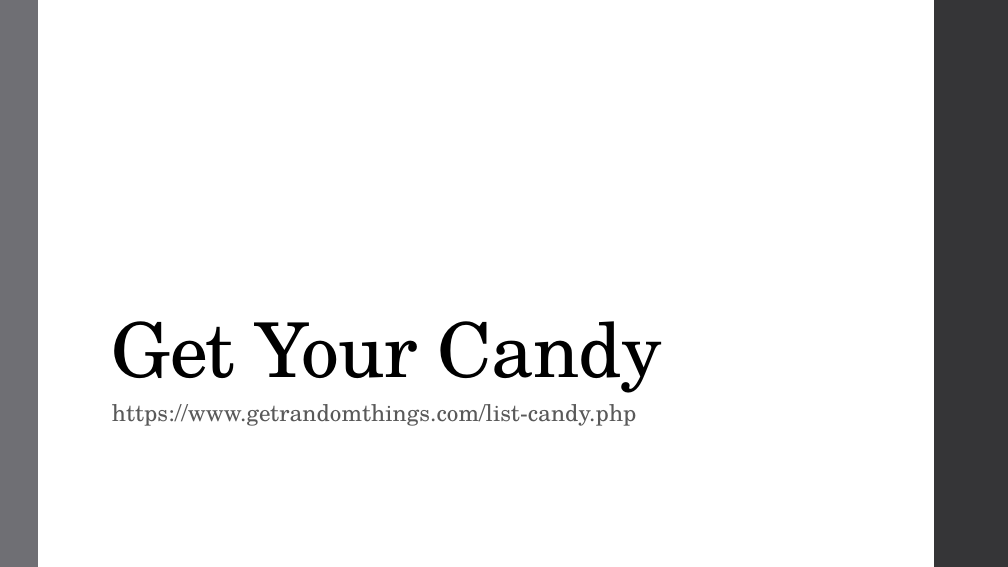
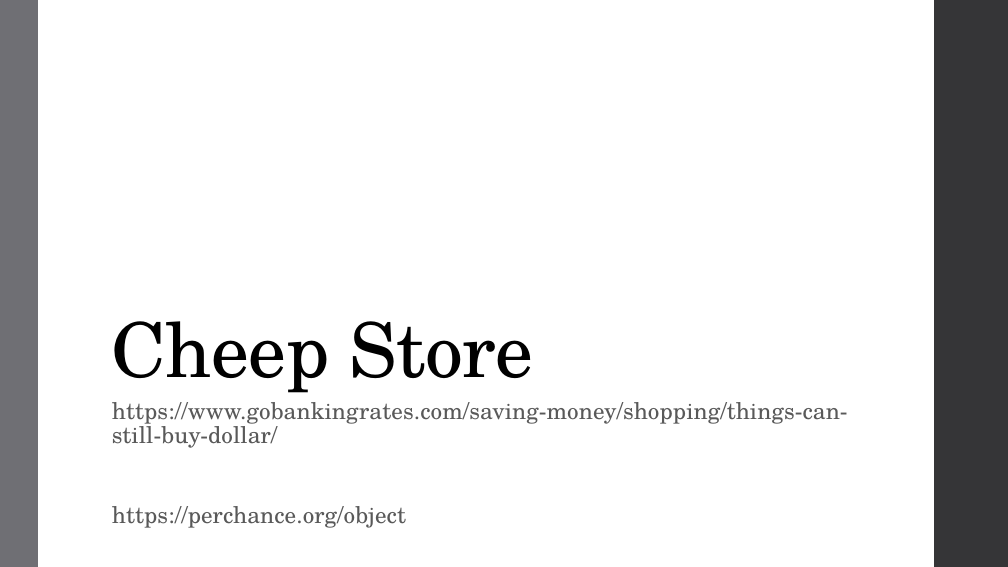
Before and after one commit to MGIS-UMN/GIS5577_week3, a slide deck: slide 13 of Database_Management.odp. Drawn at 1008x567 pixels with LibreOffice and Linux fonts; fonts in the diff are those of the drawing. Boxes give left, top, right and bottom in pixels: in the first picture for what was removed or moved away, otherwise in the second. Text is boxed around its words. In the diff, an @@ line names an element or a change of style, - is before the commit and + after.

Commit message:
Updated for 2024 - removed candy example

```diff
--- a/Database_Management.odp
+++ b/Database_Management.odp
@@ title at bbox=[112, 321, 533, 393]: text changed @@
-Get Your Candy
+Cheep Store
@@ text at bbox=[112, 402, 848, 528]: text changed @@
-https://www.getrandomthings.com/list-candy.php
+https://www.gobankingrates.com/saving-money/shopping/things-can-still-buy-dollar/
+https://perchance.org/object
```
Also in this commit, not shown: 12 other slides changed.
